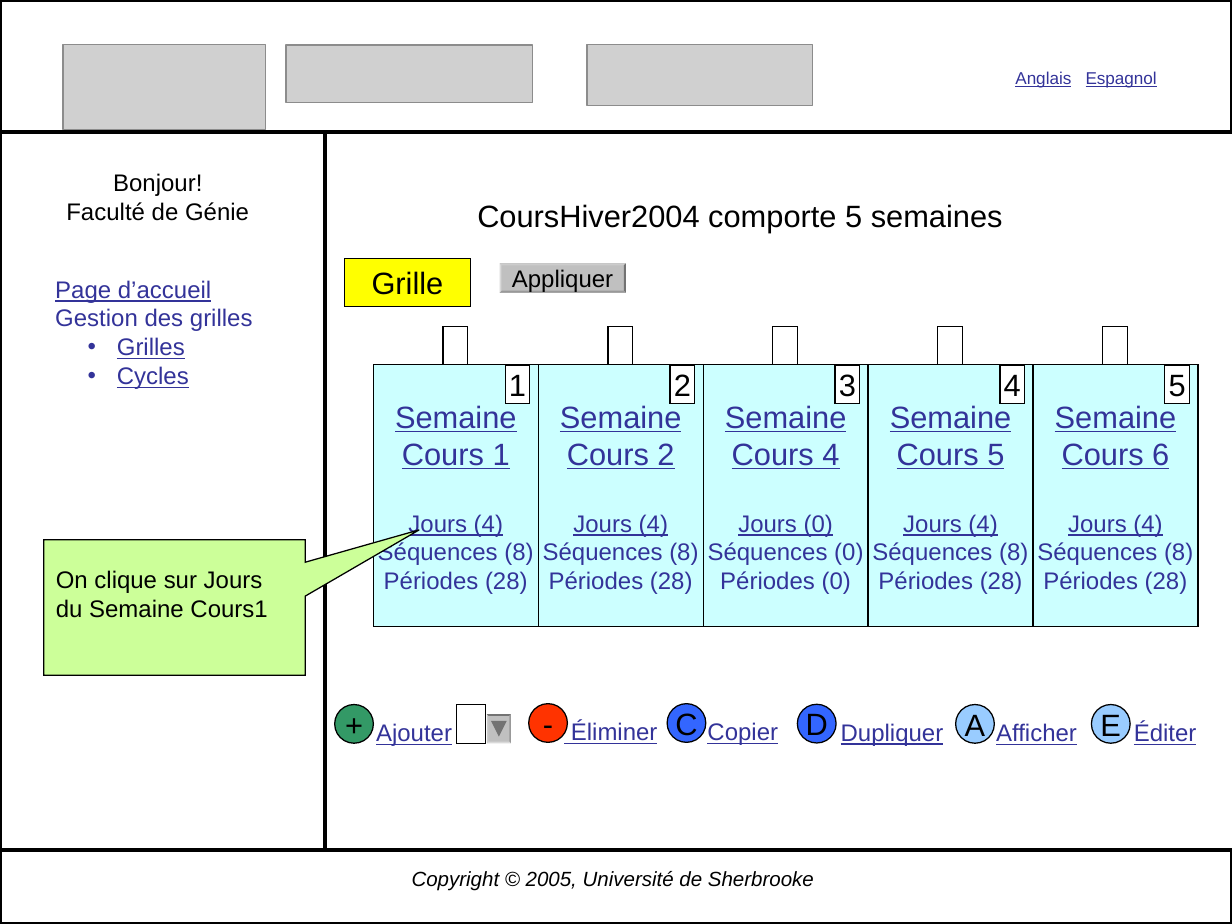
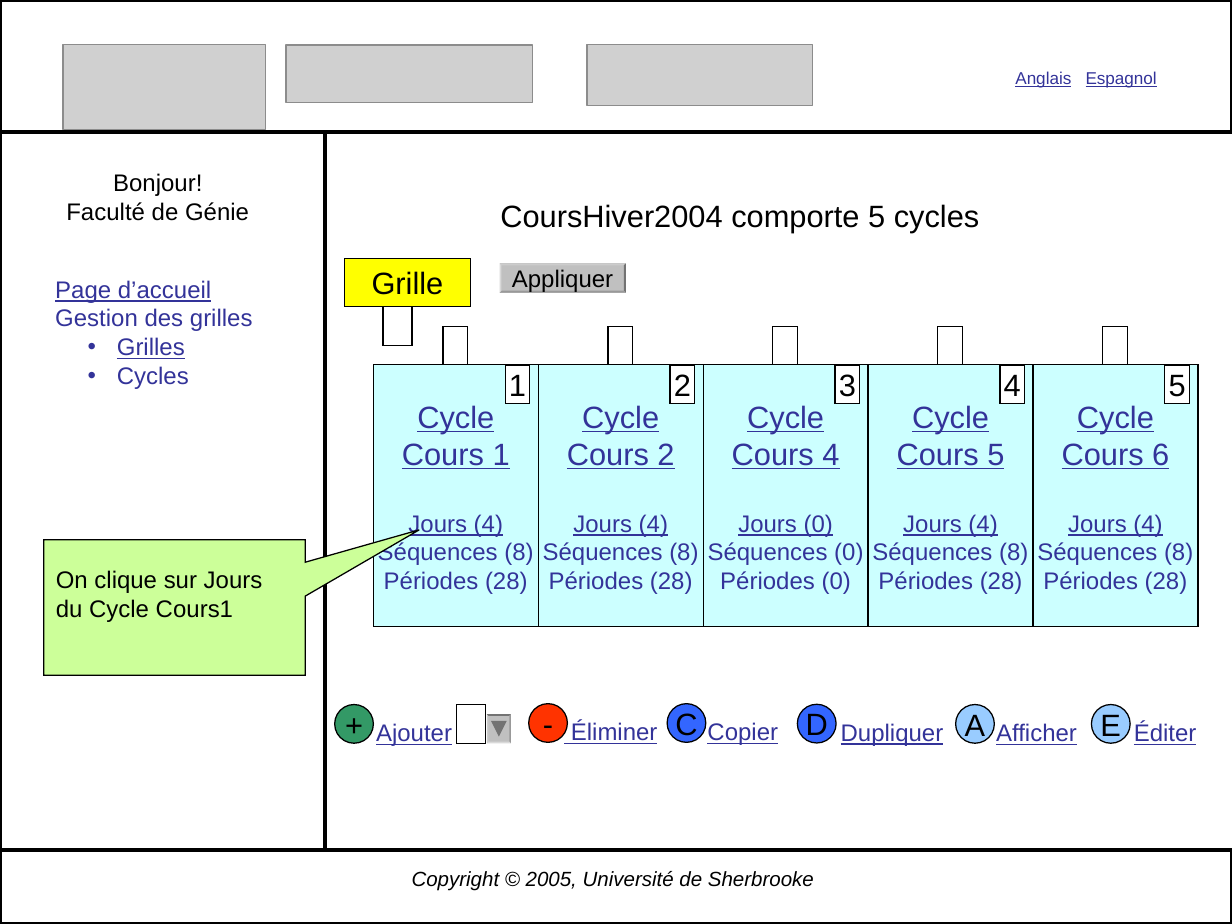
Before and after one commit to gonr1001/diamant, a slide deck: slide 39 of Diamant2.0/Conception/CreationGrille2.ppt (slide 34 before the commit). Drawn at 1232x924 pixels with LibreOffice and Linux fonts; fonts in the diff are those of the drawing; grey boxes stand for pictures. Boxes give left, top, right and bottom in pixels: in the first picture for what was removed or moved away, otherwise in the second. Text is boxed around its words. In the diff, an @@ line names an element or a change of style, - is before the commit and + after.

```diff
--- a/Diamant2.0/Conception/CreationGrille2.ppt
+++ b/Diamant2.0/Conception/CreationGrille2.ppt
@@ text at (x1=500, y1=204, x2=980, y2=233): text changed @@
-CoursHiver2004 comporte 5 semaines
+CoursHiver2004 comporte 5 cycles
@@ rectangle added at (x1=383, y1=307, x2=413, y2=345), fill #FFFFFF, outline #000000 0.74 pt @@
@@ text at (x1=117, y1=366, x2=189, y2=389): underline off in "Cycles" @@
@@ text in rectangle at (x1=417, y1=405, x2=494, y2=433): text changed @@
-Semaine
+Cycle
@@ text in rectangle at (x1=582, y1=405, x2=659, y2=433): text changed @@
-Semaine
+Cycle
@@ text in rectangle at (x1=747, y1=405, x2=824, y2=433): text changed @@
-Semaine
+Cycle
@@ text in rectangle at (x1=912, y1=405, x2=989, y2=433): text changed @@
-Semaine
+Cycle
@@ text in rectangle at (x1=1077, y1=405, x2=1154, y2=433): text changed @@
-Semaine
+Cycle
@@ text in speech box at (x1=56, y1=570, x2=263, y2=622): text changed @@
-On clique sur Jours du Semaine Cours1
+On clique sur Jours du Cycle Cours1
```
Also in this commit, not shown: 20 other slides changed, 5 slides added, 3 other files.
